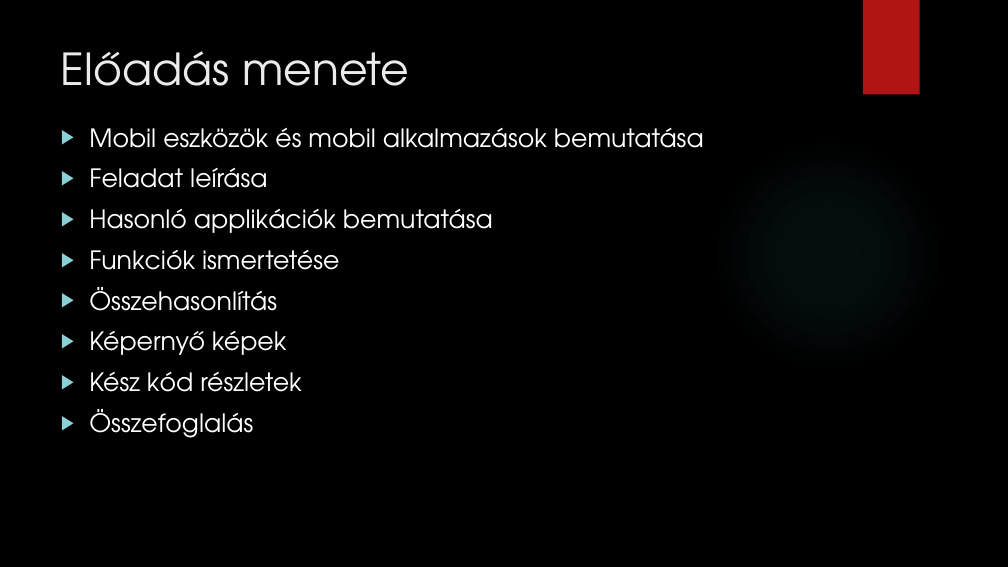
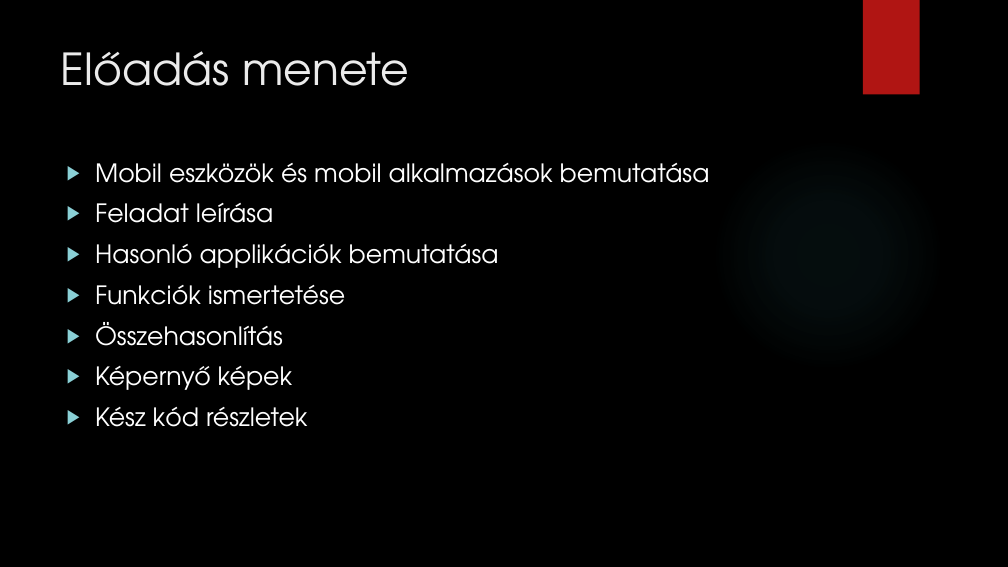
Before and after one commit to horeczky95/Projektlabor, a slide deck: slide 2 of Bolti költés.pptx. Drawn at 1008x567 pixels with LibreOffice and Linux fonts; fonts in the diff are those of the drawing; background and template pictures are left out. Boxes give left, top, right and bottom in pixels: in the first picture for what was removed or moved away, otherwise in the second. Text is boxed around its words. In the diff, an @@ line names an element or a change of style, - is before the commit and + after.

```diff
--- a/Bolti költés.pptx
+++ b/Bolti költés.pptx
@@ text "Mobil eszközök és mobil alkalmazások ...": place and size @@
-text "Mobil eszközök és mobil alkalmazások ..." at box(89, 128, 704, 438)
+text "Mobil eszközök és mobil alkalmazások ..." at box(95, 163, 710, 427)
@@ text at box(89, 409, 253, 438): paragraph removed @@
-▶ Összefoglalás
```
Also in this commit, not shown: 3 other slides changed, 1 other file.
